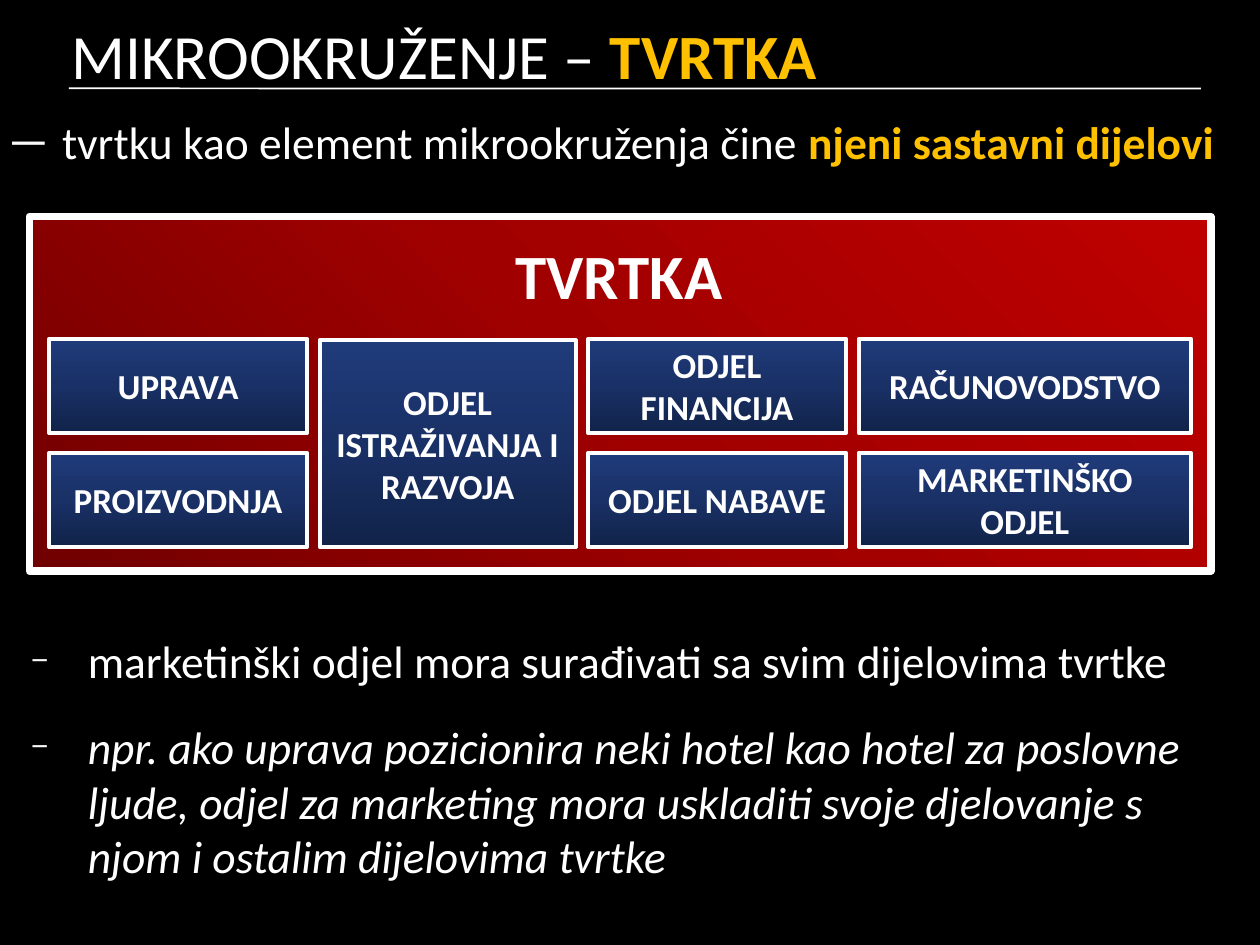
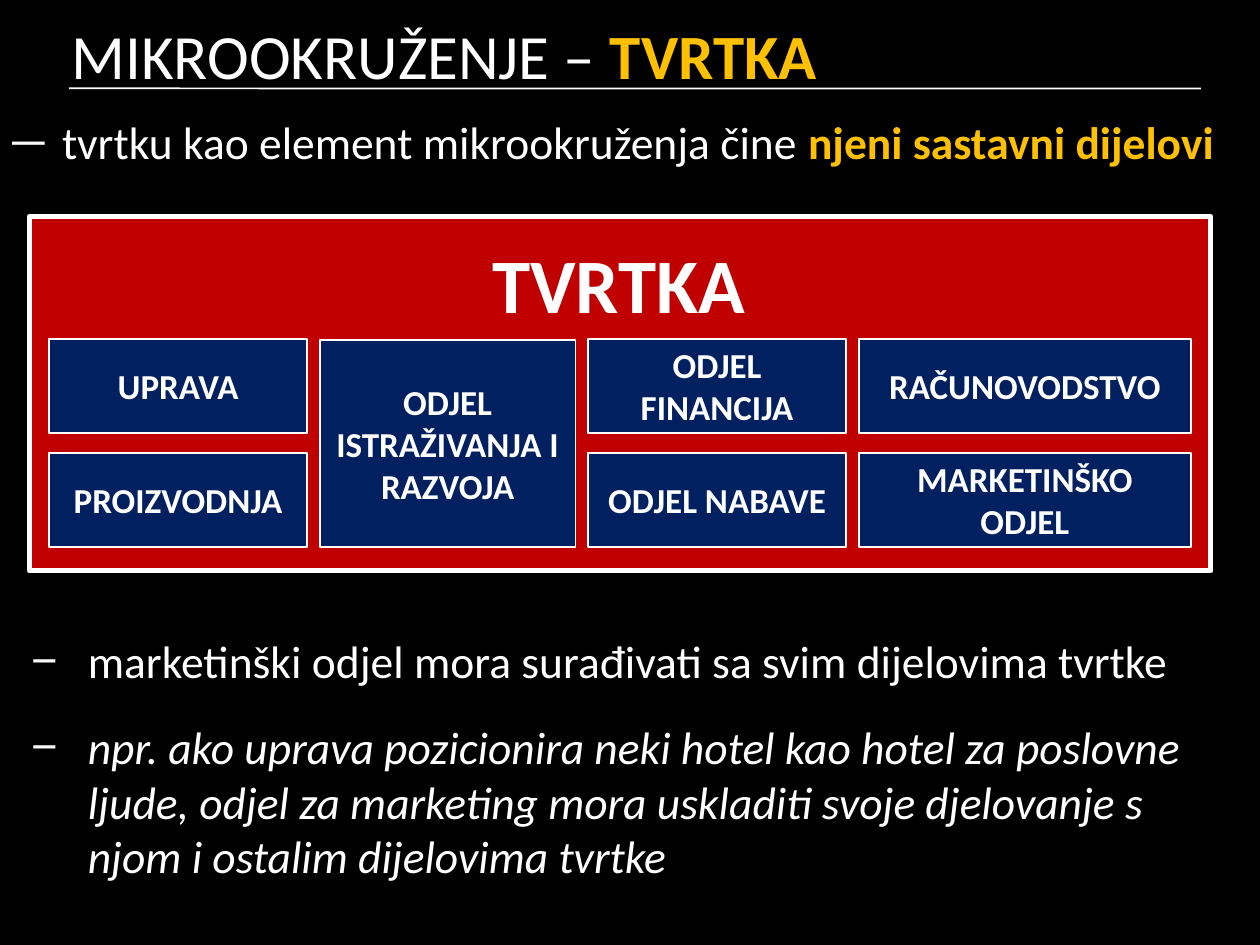
Before and after one commit to cornx/print, a slide deck: slide 5 of data/marketing/prezentacije/002_marketinsko_okruzenje.pptx. Drawn at 1260x945 pixels with LibreOffice and Linux fonts; fonts in the diff are those of the drawing. Boxes give left, top, right and bottom in pixels: in the first picture for what was removed or moved away, otherwise in the second. Text is boxed around its words. In the diff, an @@ line names an element or a change of style, - is before the commit and + after.

```diff
--- a/data/marketing/prezentacije/002_marketinsko_okruzenje.pptx
+++ b/data/marketing/prezentacije/002_marketinsko_okruzenje.pptx
@@ rectangle "TVRTKA" at (29,217,1211,571): size 36 to 44 pt; fill gradient #720000 to #A20000 to #C00000 to #C00000; outline #FFFFFF 4.5 pt to #FFFFFF 3 pt @@
@@ fill gradient #122349 to #1A3168 to #1F3B7B to #002060; outline #FFFFFF 2.25 pt to #FFFFFF 1 pt in 7 elements at (49,339,307,433), (588,339,847,433), (320,340,576,547), (588,452,847,547), (49,452,307,547), (859,339,1192,433), (859,452,1192,547) @@
```
Also in this commit, not shown: 5 other slides changed.
